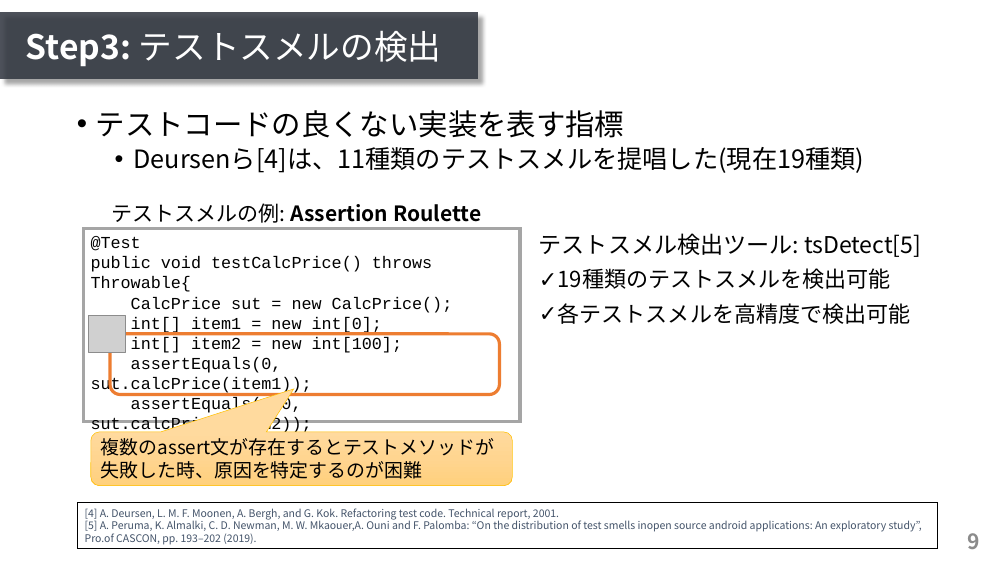
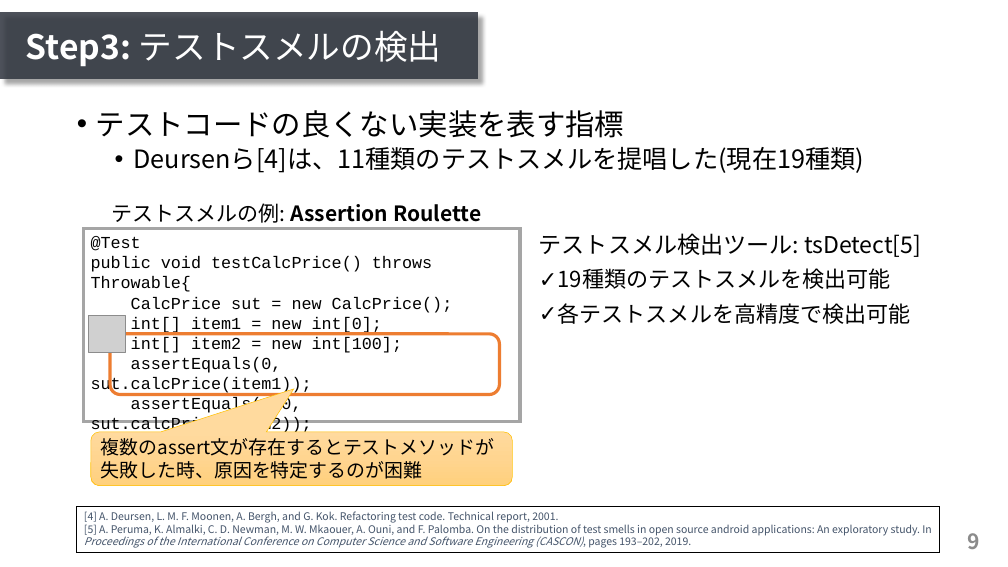
Before and after one commit to ryosuke-ku/mthesis2020-pre, a slide deck: slide 9 of presentation_kurachi.pptx. Drawn at 1008x567 pixels with LibreOffice and Linux fonts; fonts in the diff are those of the drawing; grey boxes stand for pictures. Boxes give left, top, right and bottom in pixels: in the first picture for what was removed or moved away, otherwise in the second. Text is boxed around its words. In the diff, an @@ line names an element or a change of style, - is before the commit and + after.

```diff
--- a/presentation_kurachi.pptx
+++ b/presentation_kurachi.pptx
@@ rectangle "[4] A. Deursen, L. M. ...": place and size @@
-rectangle "[4] A. Deursen, L. M. ..." at box(77, 503, 938, 549)
+rectangle "[4] A. Deursen, L. M. ..." at box(76, 507, 939, 553)
@@ text in rectangle at box(84, 522, 931, 548): text changed @@
-[5] A. Peruma, K. Almalki, C. D. Newman, M. W. Mkaouer,A. Ouni and F. Palomba: “On the distribution of test smells inopen source android applications: An exploratory study”, Pro.of CASCON, pp. 193–202 (2019).
+[5] A. Peruma, K. Almalki, C. D. Newman, M. W. Mkaouer, A. Ouni, and F. Palomba. On the distribution of test smells in open source android applications: An exploratory study. In Proceedings of the International Conference on Computer Science and Software Engineering (CASCON), pages 193–202, 2019.
```
Also in this commit, not shown: 3 other slides changed, 2 other files.
